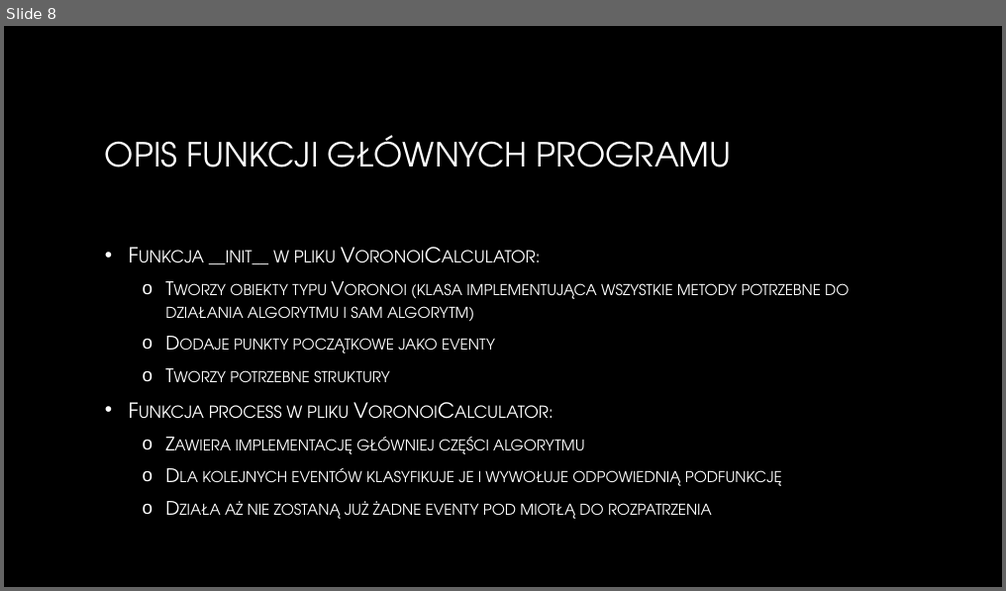
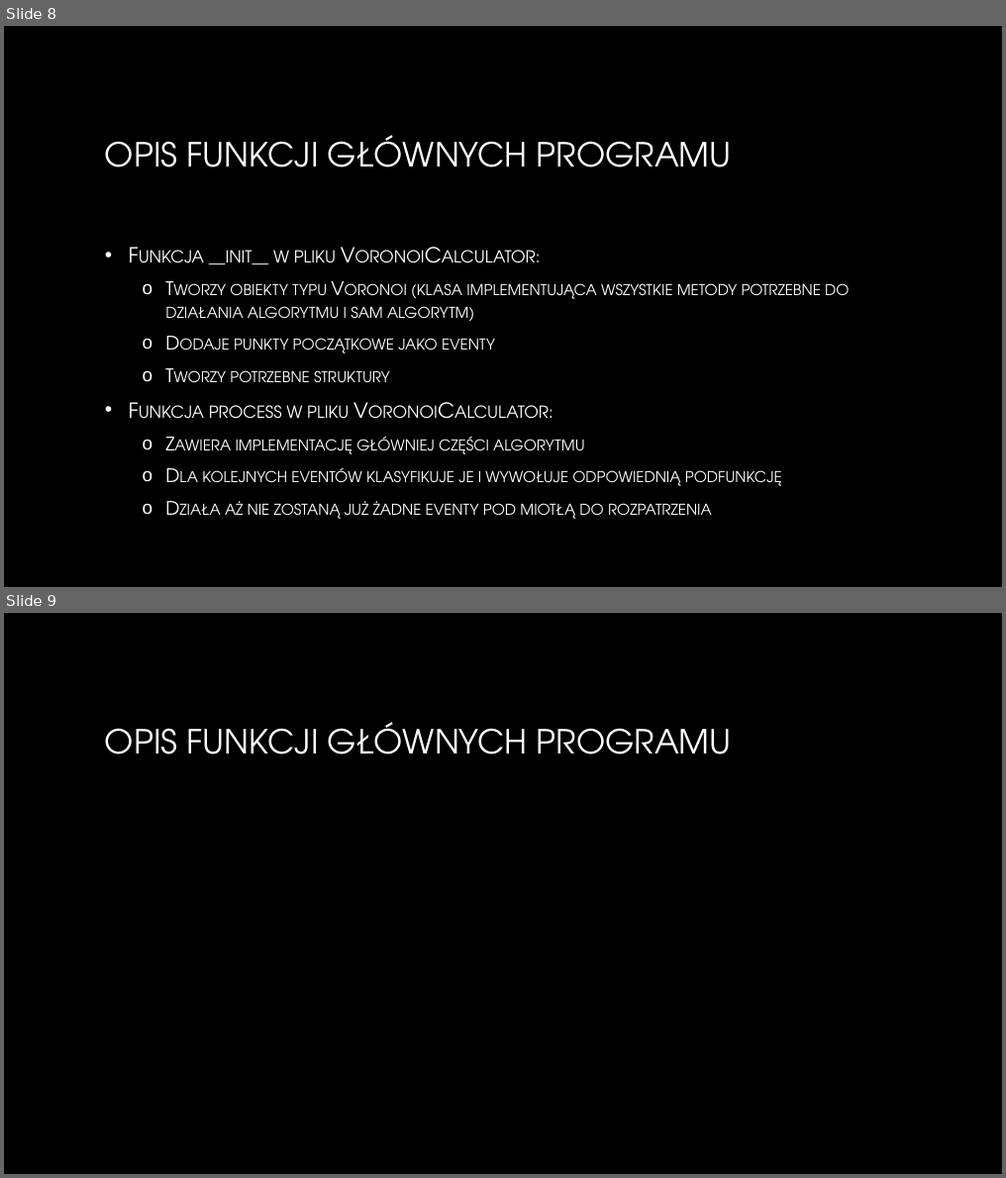
Before and after one commit to remilvus/VoronoiDiagram, a slide deck: VoronoiPrezentacja.pptx. Shown one above the other, each under a label of ours: slide 8 before the commit, slides 8 and 9 after it. The pictures are 1006x591 and 1006x1178 pixels, drawn with LibreOffice and Linux fonts; fonts in the diff are those of the drawing; background and template pictures are left out. Boxes give left, top, right and bottom in pixels: in the first picture for what was removed or moved away, otherwise in the second. Text is boxed around its words. In the diff, an @@ line names an element or a change of style, - is before the commit and + after.

```diff
--- a/VoronoiPrezentacja.pptx
+++ b/VoronoiPrezentacja.pptx
@@ slide 9 added at bbox=[4, 613, 1002, 1174], background picture (left out) @@
@@ title added at bbox=[105, 722, 732, 755], 32 pt, text gradient #FFFFFF to #A6A6A6 @@
+OPIS FUNKCJI GŁÓWNYCH PROGRAMU
```
Also in this commit, not shown: 3 other files.
